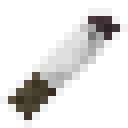
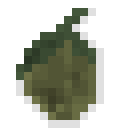
Layered file, before and after one edit (128 x 128). Changes by layer:
added layer "icon_lemon" above "icon_shoe" over [16, 8, 104, 128]
hid "icon_cigarette" over [0, 8, 128, 128]
